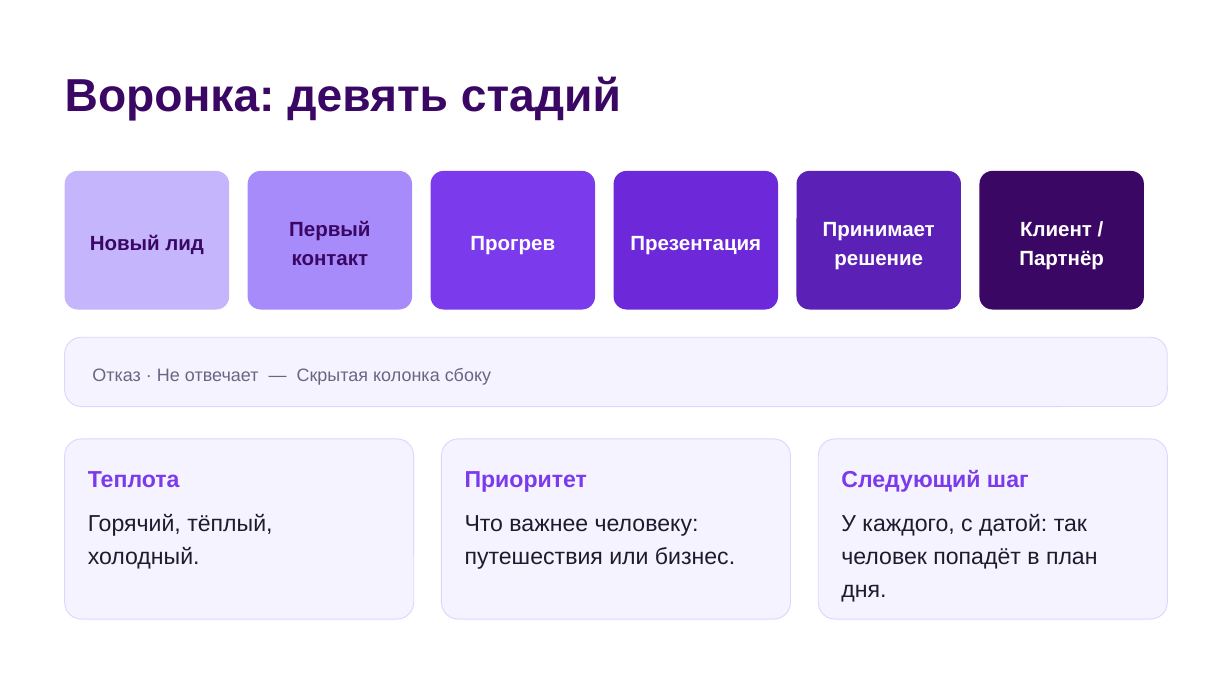
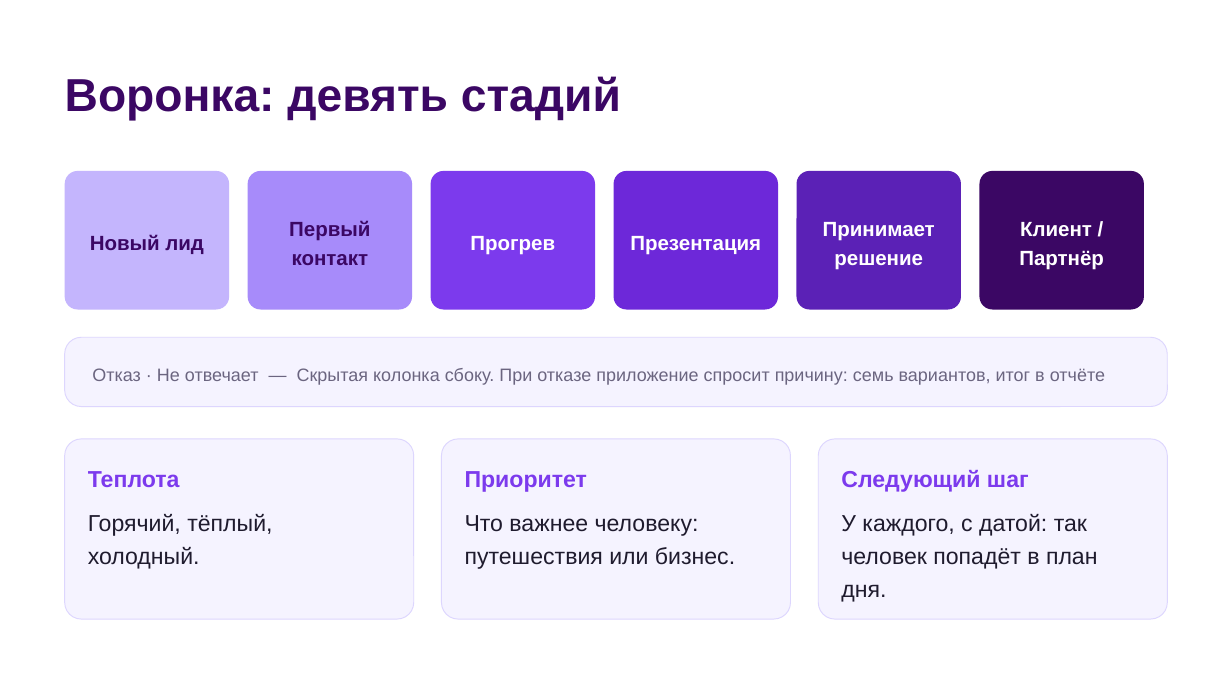
Before and after one commit to andreiyasinski89/Eagle-Control, a slide deck: slide 6 of public/guide/MeetOwl-presentation-ru.pptx (slide 5 before the commit). Drawn at 1232x693 pixels with LibreOffice and Linux fonts; fonts in the diff are those of the drawing. Boxes give left, top, right and bottom in pixels: in the first picture for what was removed or moved away, otherwise in the second. Text is boxed around its words. In the diff, an @@ line names an element or a change of style, - is before the commit and + after.

```diff
--- a/public/guide/MeetOwl-presentation-ru.pptx
+++ b/public/guide/MeetOwl-presentation-ru.pptx
@@ text at (92, 368, 1105, 385): text changed @@
-Отказ · Не отвечает — Скрытая колонка сбоку
+Отказ · Не отвечает — Скрытая колонка сбоку. При отказе приложение спросит причину: семь вариантов, итог в отчёте
```
Also in this commit, not shown: 5 other slides changed, 4 slides added, 14 other files.
